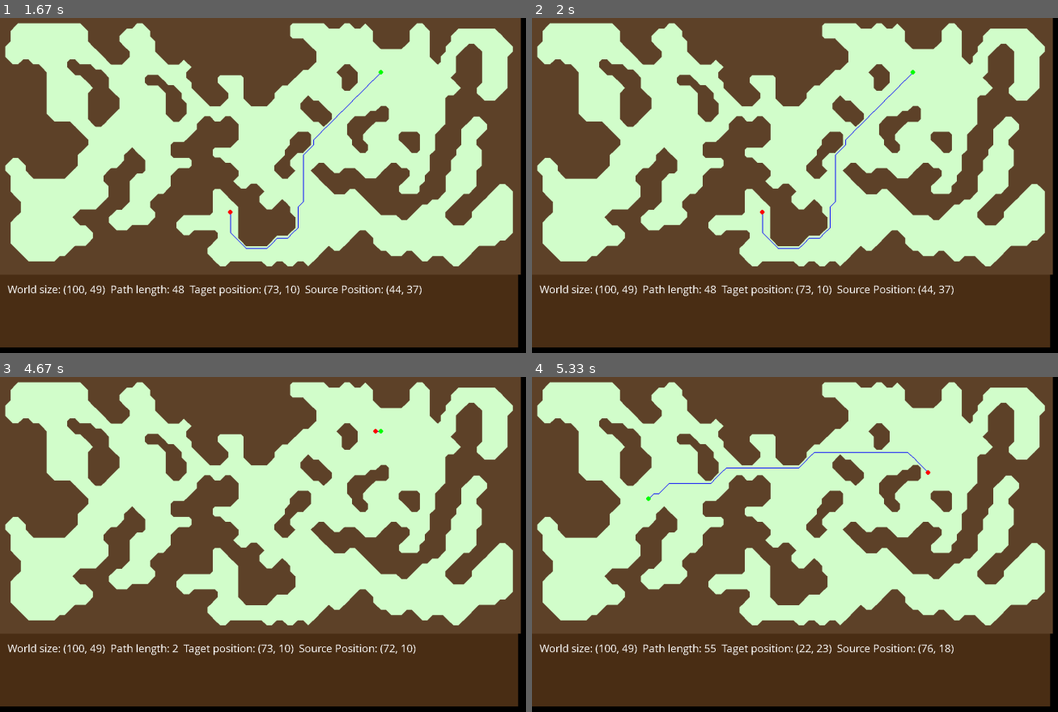
Above: before the commit, frames 1-4 (two rows, left to right).
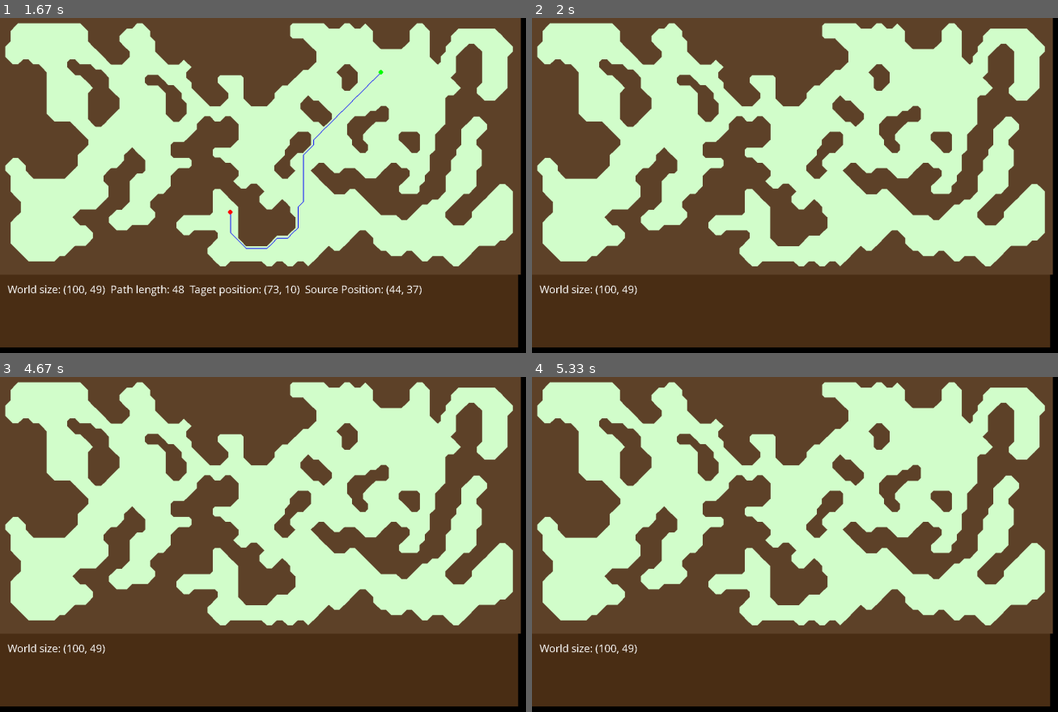
Above: after the commit, the same moments.

Repository: rahul38888/Caves
Game: pygame game, started from __init__.py
Same seed, same stepped clock (60 frames per second), same inputs: the game is played once before the commit and once after it.
Inputs:
- Up to frame 1 (1.67 s): tap T at 0.33 s
- Up to frame 2 (2 s): tap Space at 1.67 s
- Up to frame 3 (4.67 s): tap Space at 2.13, 2.63, 2.97, 4.43 s; tap S at 3.97 s
- Up to frame 4 (5.33 s): tap Space at 4.77, 5.2 s; tap T at 4.85 s; tap S at 5.28 s

Frame 1 is identical in both runs. In frame 2, 0.8% of the frame differs, in the area x 21-81%, y 15-84%; in frame 3, 0.6%; in frame 4, 0.9%, in the area x 21-81%, y 22-84%.

Commit message:
Pathfinding toggle

Diff:
--- a/src/app.py
+++ b/src/app.py
@@ -35,6 +35,7 @@
 
         self.cave.connectRooms()
 
+        self.pathfinder_toggle = True
         self.pathfinderapp = PathFindingApp(layout=self.cave.layout, pathfinder=PathFinder())
         self.pathfinderapp.new_target()
 
@@ -51,12 +52,16 @@
 
     def keymapHandler(self):
         def keymap(event):
-            if event.type == pygame.KEYDOWN and event.key == pygame.K_t:
-                self.pathfinderapp.new_target()
-                self.state["path"] = self.pathfinderapp.get_path(source=self.state["source"])
+            if event.type == pygame.KEYDOWN and event.key == pygame.K_SPACE:
+                self.pathfinder_toggle = not self.pathfinder_toggle
 
-            if event.type == pygame.KEYDOWN and event.key == pygame.K_s:
-                self.update_source()
+            if self.pathfinder_toggle:
+                if event.type == pygame.KEYDOWN and event.key == pygame.K_t:
+                    self.pathfinderapp.new_target()
+                    self.state["path"] = self.pathfinderapp.get_path(source=self.state["source"])
+
+                if event.type == pygame.KEYDOWN and event.key == pygame.K_s:
+                    self.update_source()
 
         return keymap
 
@@ -79,18 +84,19 @@
             pygame.draw.rect(display, tuple(map(lambda x: (x-20)%255,self.wall_color)),
                              [0, (self.size[1])*self.sq_width,self.screen_size[0], 200])
 
-            if len(self.state["path"]):
-                color = (0, 0, 255)
-                points = list(map(lambda c: ((c[0] + 0.5) * self.sq_width, (c[1] + 0.5) * self.sq_width),self.state["path"]))
-                pygame.draw.lines(display, color, False, points, width=2)
-            if self.pathfinderapp.layout.target:
-                color = (0, 255, 0)
-                x, y = self.pathfinderapp.layout.target
-                pygame.draw.circle(display, color, ((x+0.5) * self.sq_width, (y+0.5) * self.sq_width), self.sq_width/2, width=0)
-            if self.state["source"]:
-                color = (255, 0, 0)
-                x, y = self.state["source"]
-                pygame.draw.circle(display, color, ((x+0.5) * self.sq_width, (y+0.5) * self.sq_width), self.sq_width/2, width=0)
+            if self.pathfinder_toggle:
+                if len(self.state["path"]):
+                    color = (0, 0, 255)
+                    points = list(map(lambda c: ((c[0] + 0.5) * self.sq_width, (c[1] + 0.5) * self.sq_width),self.state["path"]))
+                    pygame.draw.lines(display, color, False, points, width=2)
+                if self.pathfinderapp.layout.target:
+                    color = (0, 255, 0)
+                    x, y = self.pathfinderapp.layout.target
+                    pygame.draw.circle(display, color, ((x+0.5) * self.sq_width, (y+0.5) * self.sq_width), self.sq_width/2, width=0)
+                if self.state["source"]:
+                    color = (255, 0, 0)
+                    x, y = self.state["source"]
+                    pygame.draw.circle(display, color, ((x+0.5) * self.sq_width, (y+0.5) * self.sq_width), self.sq_width/2, width=0)
 
             for i in range(len(triangles)):
                 tri = triangles[i]
@@ -98,9 +104,10 @@
                 pygame.draw.polygon(display, self.wall_color, list(tri), width=0)
 
             text = "World size: " + str(self.size)
-            text += "  Path length: " + str(len(self.state["path"]))
-            text += "  Taget position: " + str(self.pathfinderapp.layout.target)
-            text += "  Source Position: " + str(self.state["source"])
+            if self.pathfinder_toggle:
+                text += "  Path length: " + str(len(self.state["path"]))
+                text += "  Taget position: " + str(self.pathfinderapp.layout.target)
+                text += "  Source Position: " + str(self.state["source"])
             self._rendertext(display, text, (20,(self.size[1]+2)*self.sq_width))
 
             pygame.display.flip()
Not shown, changed: README.md
